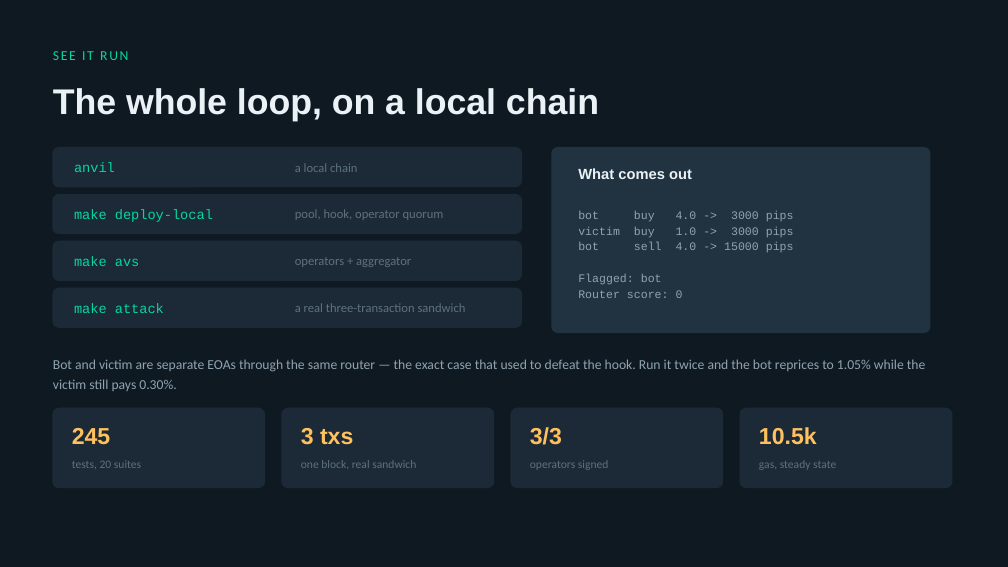
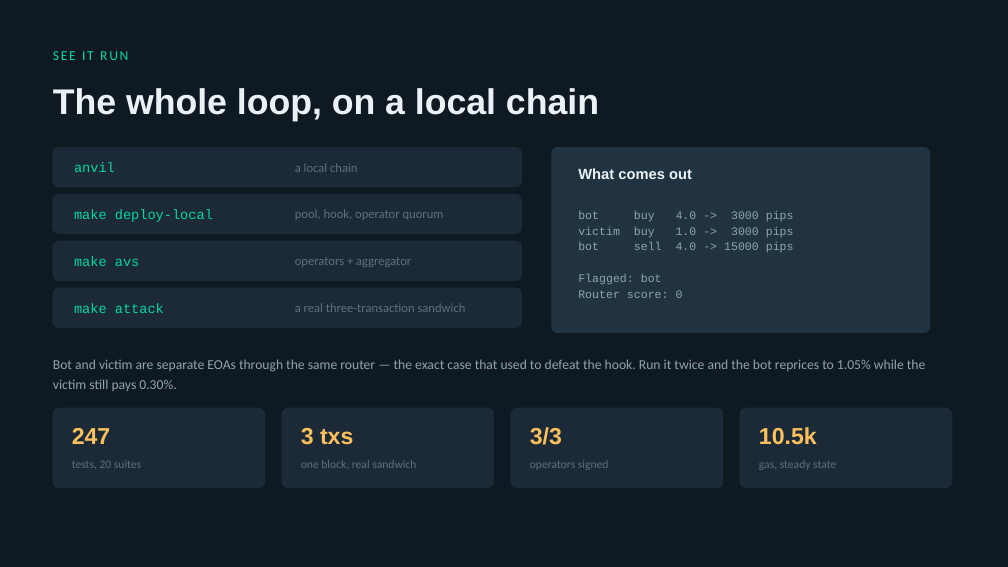
Before and after one commit to sivajialla/gradient-shield, a slide deck: slide 9 of GradientShield-Demo.pptx. Drawn at 1008x567 pixels with LibreOffice and Linux fonts; fonts in the diff are those of the drawing. Boxes give left, top, right and bottom in pixels: in the first picture for what was removed or moved away, otherwise in the second. Text is boxed around its words. In the diff, an @@ line names an element or a change of style, - is before the commit and + after.

```diff
--- a/GradientShield-Demo.pptx
+++ b/GradientShield-Demo.pptx
@@ text at [72, 428, 110, 444]: text changed @@
-245
+247
```
Also in this commit, not shown: 3 other slides changed, 1 other file.
